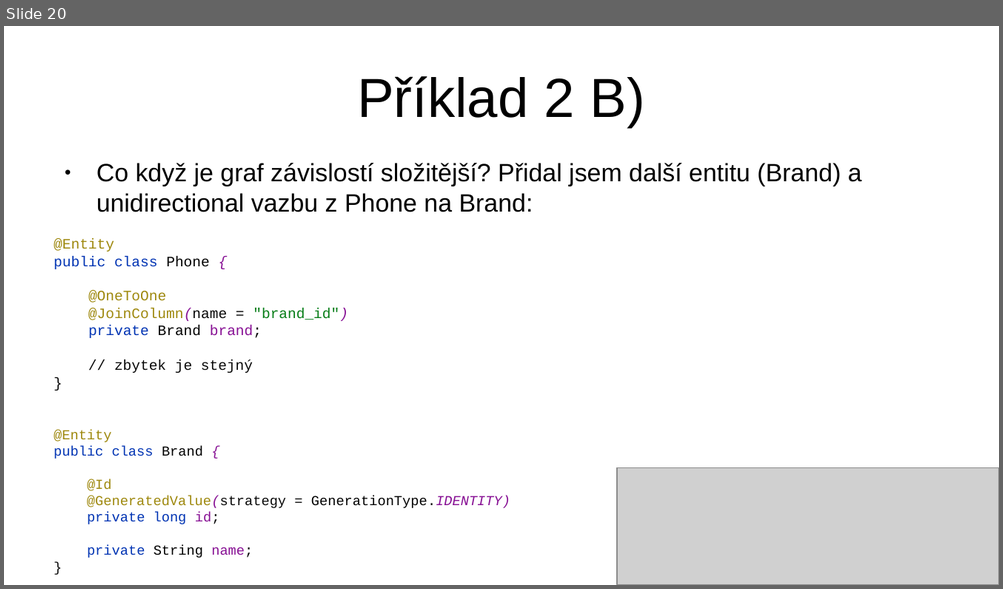
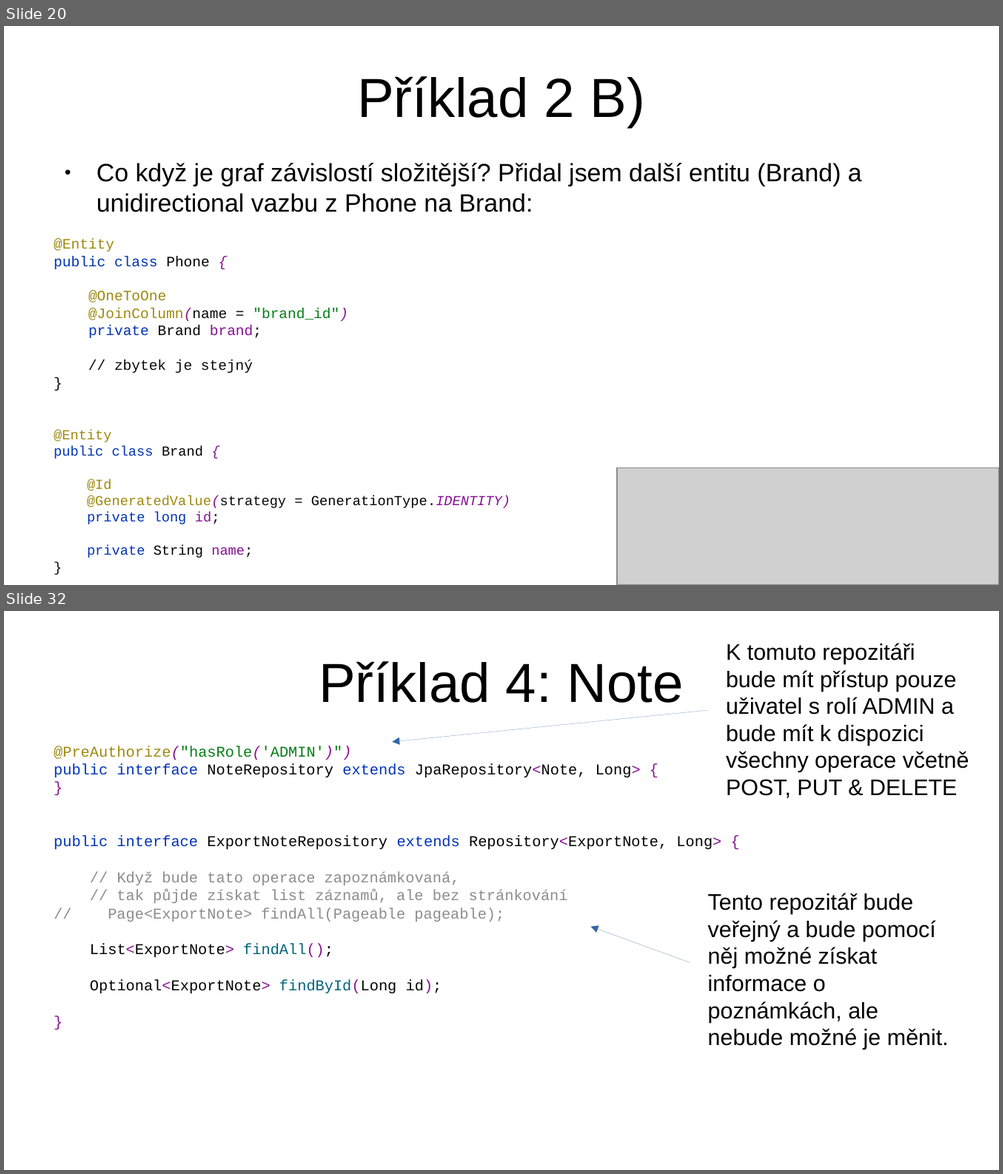
Before and after one commit to jirkapinkas/javadays-2020, a slide deck: spring-data-rest/Prednaska.odp. Shown one above the other, each under a label of ours: slide 20 before the commit, slides 20 and 32 after it; the slides between them are not shown. The pictures are 1003x589 and 1003x1174 pixels, drawn with LibreOffice and Linux fonts; fonts in the diff are those of the drawing; grey boxes stand for pictures. Boxes give left, top, right and bottom in pixels: in the first picture for what was removed or moved away, otherwise in the second. Text is boxed around its words. In the diff, an @@ line names an element or a change of style, - is before the commit and + after.

Commit message:
+ 4. příklad & (snad) finální přednáška

```diff
--- a/spring-data-rest/Prednaska.odp
+++ b/spring-data-rest/Prednaska.odp
@@ slide 32 added at bbox=[4, 611, 999, 1170], background #FFFFFF @@
@@ text added at bbox=[726, 643, 969, 798], 18 pt, text #000000 @@
+K tomuto repozitáři bude mít přístup pouze uživatel s rolí ADMIN a bude mít k dispozici všechny operace včetně POST, PUT & DELETE
@@ title added at bbox=[318, 661, 683, 703], 44 pt, text #000000 @@
+Příklad 4: Note
@@ arrow added from (708, 710) to (392, 742), #3465A4 0 pt @@
@@ text added at bbox=[54, 746, 721, 994], 12 pt, text #8C8C8C @@
+@PreAuthorize("hasRole('ADMIN')")
+public interface NoteRepository extends JpaRepository<Note, Long> {
+}
+public interface ExportNoteRepository extends Repository<ExportNote, Long> {
+// Když bude tato operace zapoznámkovaná,
+// tak půjde získat list záznamů, ale bez stránkování
+// Page<ExportNote> findAll(Pageable pageable);
+List<ExportNote> findAll();
+Optional<ExportNote> findById(Long id);
+}
@@ text added at bbox=[708, 893, 948, 1050], 18 pt, text #000000 @@
+Tento repozitář bude veřejný a bude pomocí něj možné získat informace o poznámkách, ale nebude možné je měnit.
@@ arrow added from (690, 963) to (591, 927), #3465A4 0 pt @@
```
Also in this commit, not shown: 4 slides changed, 14 other slides added, 2 slides removed, 6 other files.
